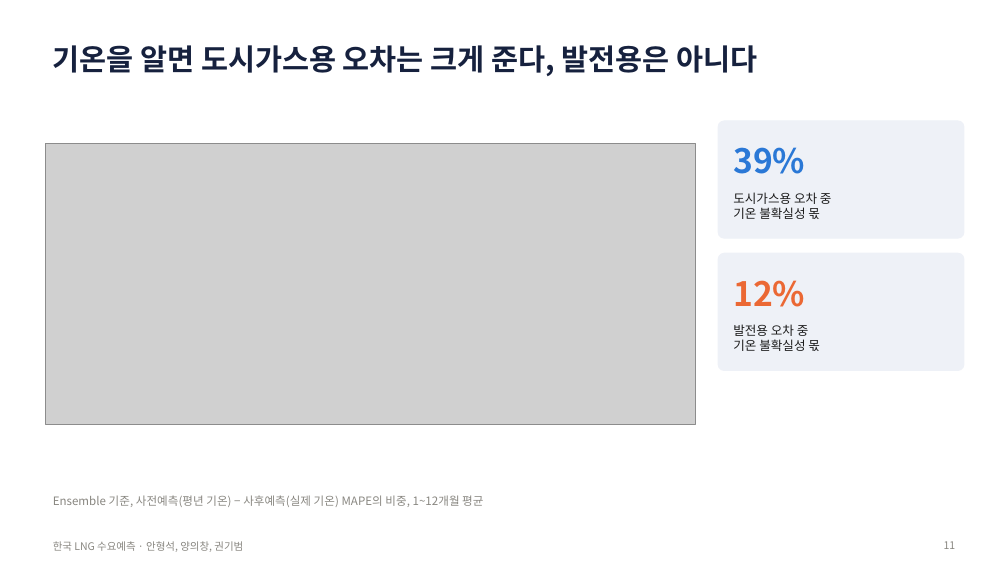
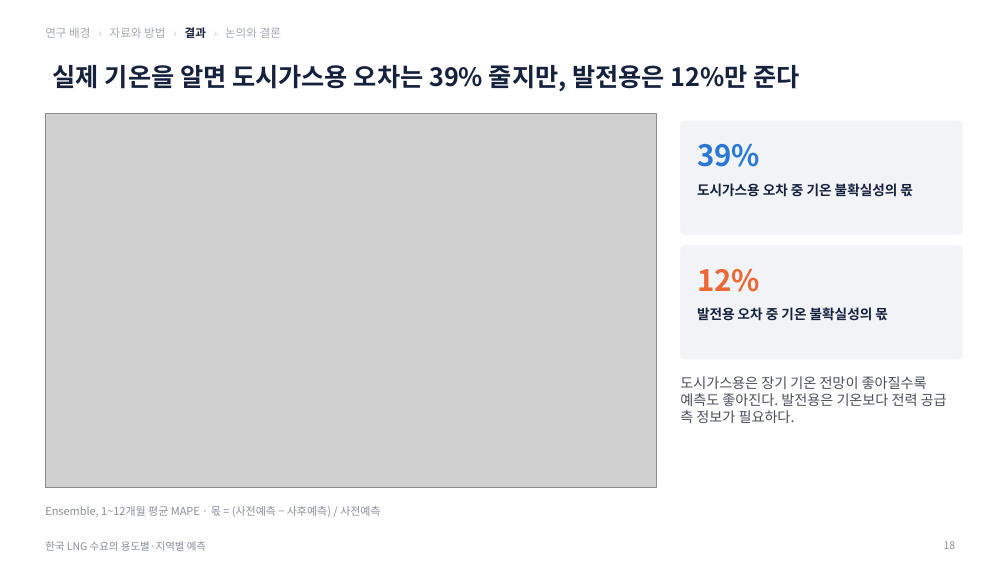
Before and after one commit to seoki0804/LNG_D_F, a slide deck: slide 18 of korea/report/한국_LNG_수요예측_발표.pptx (slide 11 before the commit). Drawn at 1008x567 pixels with LibreOffice and Linux fonts; fonts in the diff are those of the drawing; grey boxes stand for pictures. Boxes give left, top, right and bottom in pixels: in the first picture for what was removed or moved away, otherwise in the second. Text is boxed around its words. In the diff, an @@ line names an element or a change of style, - is before the commit and + after.

```diff
--- a/korea/report/한국_LNG_수요예측_발표.pptx
+++ b/korea/report/한국_LNG_수요예측_발표.pptx
@@ text added at (45, 27, 281, 38), 11 pt, text #A3A9B5 @@
+연구 배경 › 자료와 방법 › 결과 › 논의와 결론
@@ title at (53, 65, 800, 92): text changed; size 28 to 24 pt @@
-기온을 알면 도시가스용 오차는 크게 준다, 발전용은 아니다
+실제 기온을 알면 도시가스용 오차는 39% 줄지만, 발전용은 12%만 준다
@@ picture: place and size @@
-picture at (45, 143, 696, 424)
+picture at (45, 113, 656, 488)
@@ rounded rectangle: place and size @@
-rounded rectangle at (718, 121, 964, 238)
+rounded rectangle at (681, 121, 963, 234)
@@ rounded rectangle at (681, 121, 963, 234): fill #EEF1F7 to #F1F3F7; outline #EEF1F7 1 pt to #F1F3F7 0.5 pt; proportions changed @@
@@ text "39%": place and size @@
-text "39%" at (733, 147, 805, 174)
+text "39%" at (697, 144, 760, 167)
@@ text "39%" at (697, 144, 760, 167): size 32 to 28 pt @@
@@ text at (697, 183, 913, 197): text changed; size 12 to 13 pt; text colour #1B1B1B to #16213E; bold on @@
-도시가스용 오차 중
-기온 불확실성 몫
+도시가스용 오차 중 기온 불확실성의 몫
@@ rounded rectangle at (681, 246, 963, 359): fill #EEF1F7 to #F1F3F7; outline #EEF1F7 1 pt to #F1F3F7 0.5 pt; proportions changed @@
@@ rounded rectangle: place and size @@
-rounded rectangle at (718, 253, 964, 371)
+rounded rectangle at (681, 246, 963, 359)
@@ text "12%" at (697, 269, 760, 292): size 32 to 28 pt @@
@@ text "12%": place and size @@
-text "12%" at (733, 280, 805, 307)
+text "12%" at (697, 269, 760, 292)
@@ text at (697, 307, 888, 321): text changed; size 12 to 13 pt; text colour #1B1B1B to #16213E; bold on @@
-발전용 오차 중
-기온 불확실성 몫
+발전용 오차 중 기온 불확실성의 몫
@@ text added at (680, 376, 947, 423), 13.5 pt, text #4A4F5C @@
+도시가스용은 장기 기온 전망이 좋아질수록 예측도 좋아진다. 발전용은 기온보다 전력 공급 측 정보가 필요하다.
@@ text at (45, 506, 380, 517): text changed; size 11 to 10.5 pt; text colour #898781 to #8A8F9C @@
-Ensemble 기준, 사전예측(평년 기온) − 사후예측(실제 기온) MAPE의 비중, 1~12개월 평균
+Ensemble, 1~12개월 평균 MAPE · 몫 = (사전예측 − 사후예측) / 사전예측
@@ text "Ensemble, 1~12개월 평균 MAPE · ..." at (45, 506, 380, 517): vertical alignment middle to top @@
@@ text at (45, 541, 206, 551): text changed; text colour #898781 to #8A8F9C @@
-한국 LNG 수요예측 · 안형석, 양의창, 권기범
+한국 LNG 수요의 용도별·지역별 예측
@@ page number at (944, 541, 956, 549): text changed; text colour #898781 to #8A8F9C @@
-11
+18
```
Also in this commit, not shown: 8 other slides changed, 24 slides added, 10 slides removed, 30 other files.
